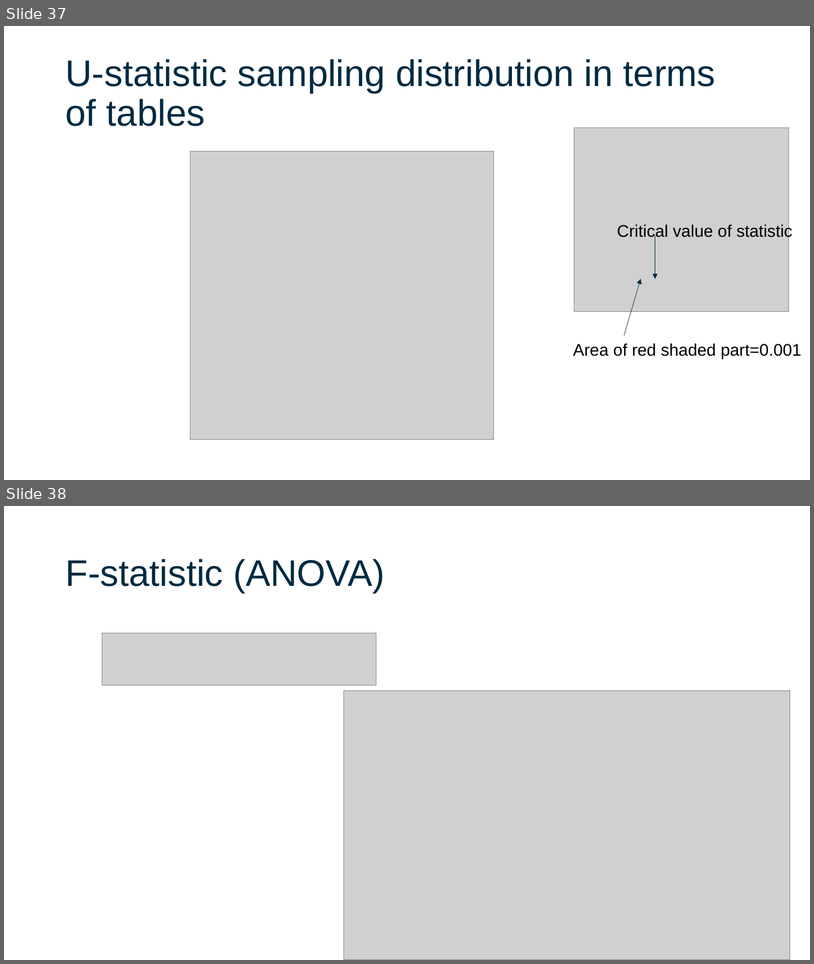
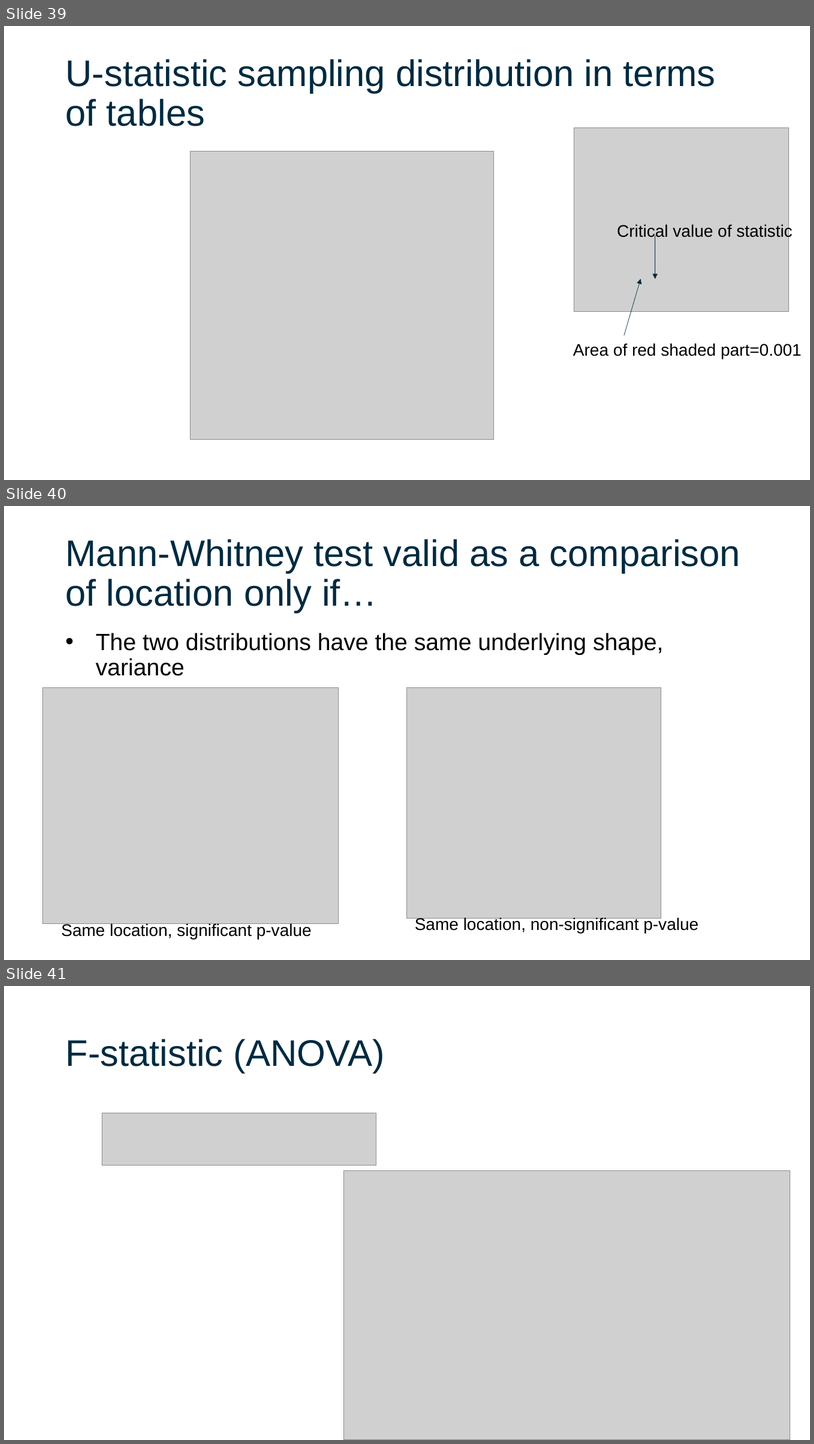
Before and after one commit to gladstone-institutes/Bioinformatics-Workshops, a slide deck: hypothesis-testing/HypothesisTesting.pptx. Shown one above the other, each under a label of ours: slides 37 and 38 before the commit, slides 39, 40 and 41 after it. The pictures are 814x964 and 814x1444 pixels, drawn with LibreOffice and Linux fonts; fonts in the diff are those of the drawing; grey boxes stand for pictures. Boxes give left, top, right and bottom in pixels: in the first picture for what was removed or moved away, otherwise in the second. Text is boxed around its words. In the diff, an @@ line names an element or a change of style, - is before the commit and + after.

```diff
--- a/hypothesis-testing/HypothesisTesting.pptx
+++ b/hypothesis-testing/HypothesisTesting.pptx
@@ slide 40 added at (4, 506, 810, 960), background #FFFFFF @@
@@ title added at (65, 539, 741, 613), 44 pt, text #002A40 @@
+Mann-Whitney test valid as a comparison of location only if…
@@ text added at (96, 633, 664, 676), 28 pt, text #000000 @@
+• The two distributions have the same underlying shape, variance
@@ picture added at (43, 687, 339, 924) @@
@@ picture added at (408, 687, 662, 918) @@
@@ text added at (415, 917, 699, 933), 20 pt, text #000000 @@
+Same location, non-significant p-value
@@ text added at (61, 922, 312, 939), 20 pt, text #000000 @@
+Same location, significant p-value
@@ what was slide 37 is now slide 39 @@
@@ what was slide 38 is now slide 41 @@
```
Also in this commit, not shown: 3 slides changed, 14 other slides added.
